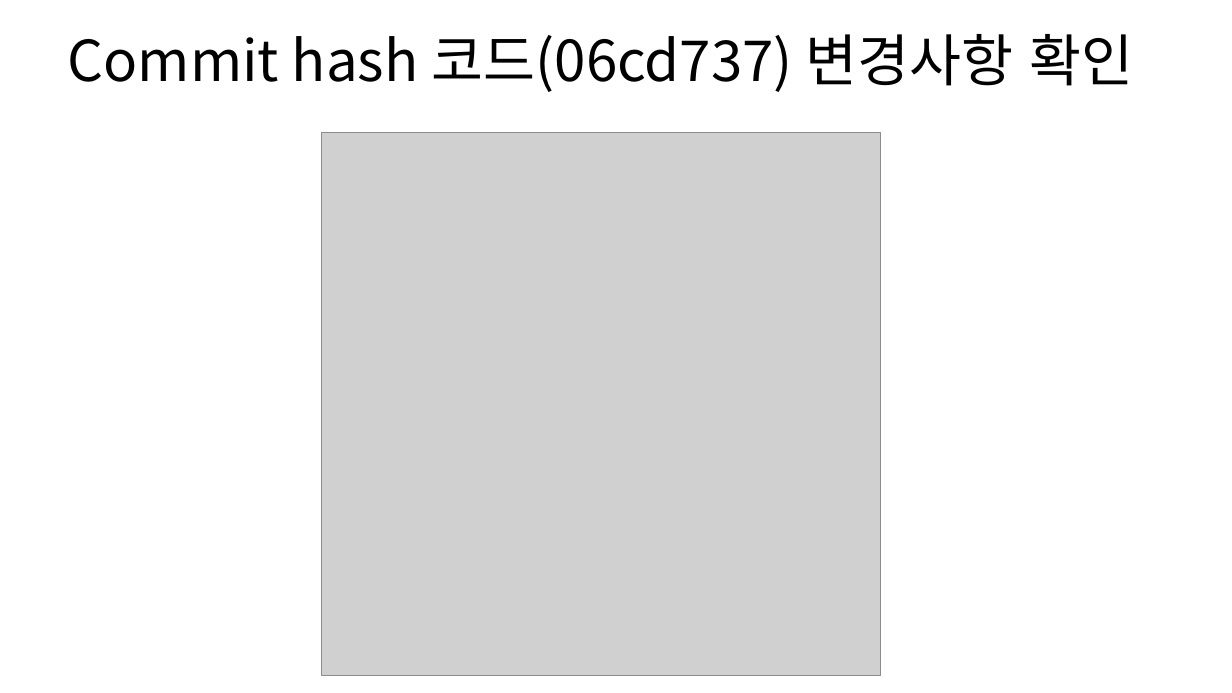
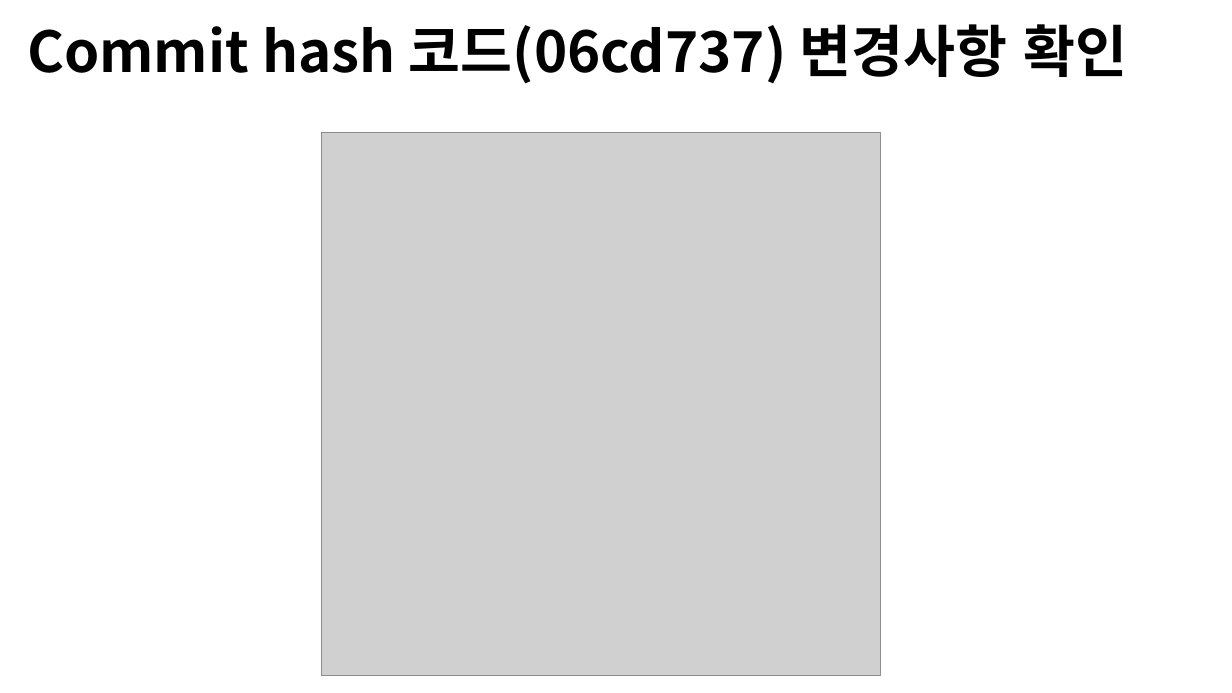
Before and after one commit to Open-Source-Programming/OpenSource-Lec, a slide deck: slide 18 of 09-Github1.pptx (slide 14 before the commit). Drawn at 1232x693 pixels with LibreOffice and Linux fonts; fonts in the diff are those of the drawing; grey boxes stand for pictures; background and template pictures are left out. Boxes give left, top, right and bottom in pixels: in the first picture for what was removed or moved away, otherwise in the second. Text is boxed around its words. In the diff, an @@ line names an element or a change of style, - is before the commit and + after.

```diff
--- a/09-Github1.pptx
+++ b/09-Github1.pptx
@@ text "Commit hash 코드(06cd737) 변경사항 확인": place and size @@
-text "Commit hash 코드(06cd737) 변경사항 확인" at (68, 34, 1133, 92)
+text "Commit hash 코드(06cd737) 변경사항 확인" at (27, 24, 1127, 84)
@@ text "Commit hash 코드(06cd737) 변경사항 확인" at (27, 24, 1127, 84): bold on @@
```
Also in this commit, not shown: 10 other slides changed, 16 slides added, 1 slide removed, 1 other file.
